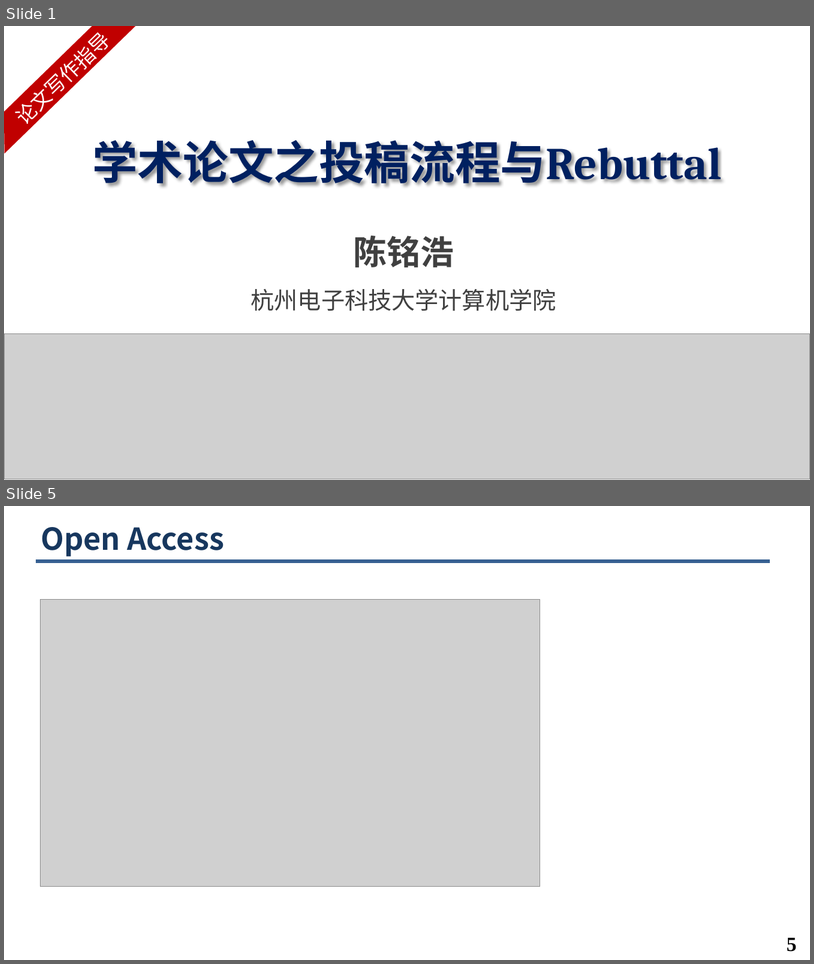
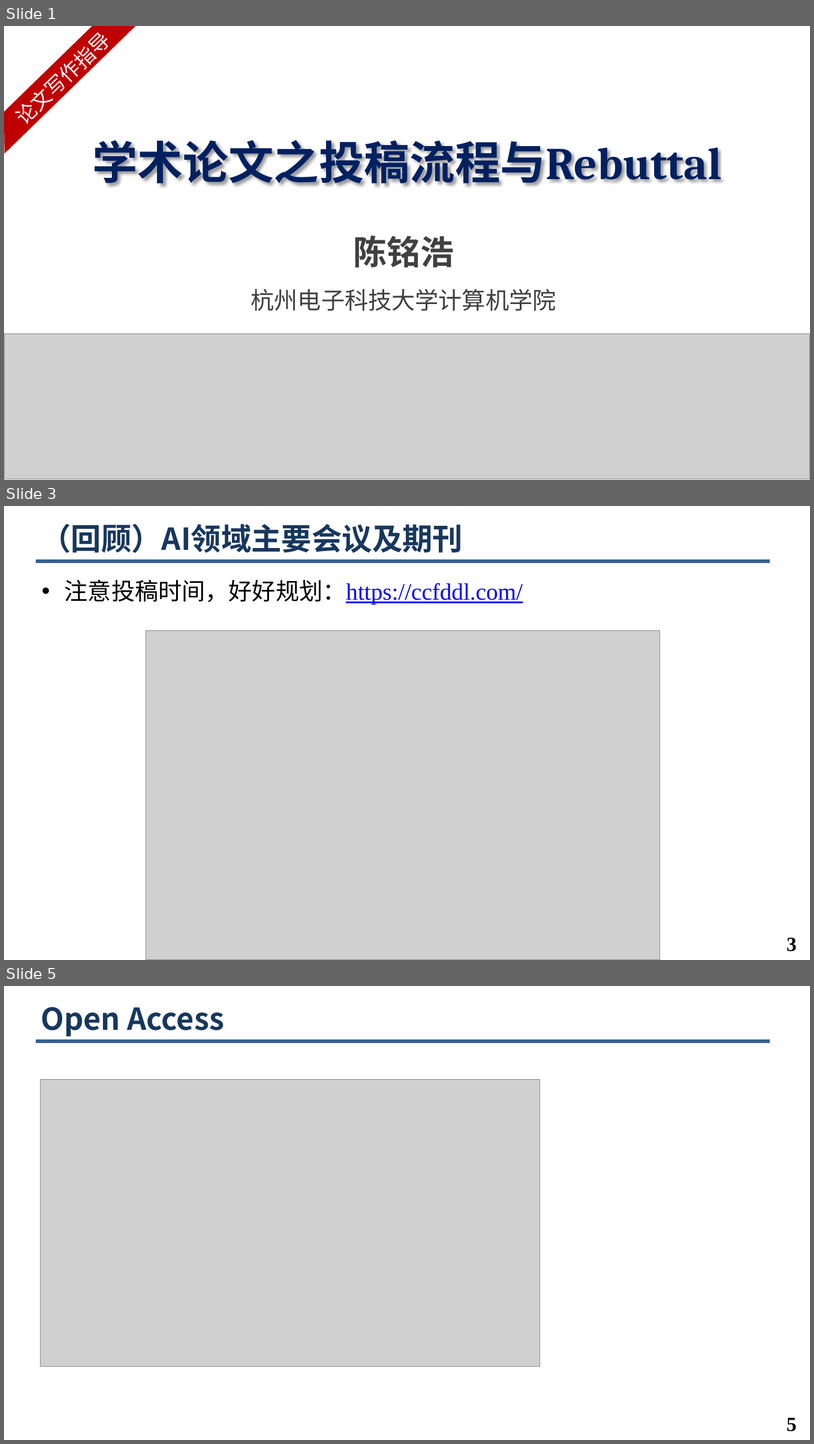
Before and after one commit to minghchen/cs_research_guide, a slide deck: hdu_course_ppt/第5讲. 论文投稿与Rebuttal.pptx. Shown one above the other, each under a label of ours: slides 1 and 5 before the commit, slides 1, 3 and 5 after it; the slides between them are not shown. The pictures are 814x964 and 814x1444 pixels, drawn with LibreOffice and Linux fonts; fonts in the diff are those of the drawing; grey boxes stand for pictures; background and template pictures are left out. Boxes give left, top, right and bottom in pixels: in the first picture for what was removed or moved away, otherwise in the second. Text is boxed around its words. In the diff, an @@ line names an element or a change of style, - is before the commit and + after.

```diff
--- a/hdu_course_ppt/第5讲. 论文投稿与Rebuttal.pptx
+++ b/hdu_course_ppt/第5讲. 论文投稿与Rebuttal.pptx
@@ slide 3 added at (4, 506, 810, 960), background #FFFFFF; not listed: 1 template element that a slide beside it also shows @@
@@ title added at (41, 523, 463, 553), 36 pt, text #17375E, bold @@
+（回顾）AI领域主要会议及期刊
@@ text added at (65, 580, 523, 605), 28 pt, text #0000FF, underline @@
+• 注意投稿时间，好好规划：https://ccfddl.com/
@@ picture added at (146, 631, 660, 960) @@
@@ page number added at (787, 937, 797, 951), 24 pt, text #000000, bold @@
+3
```
Also in this commit, not shown: 5 slides changed, 23 other slides added, 2 slides removed, 2 other files.
